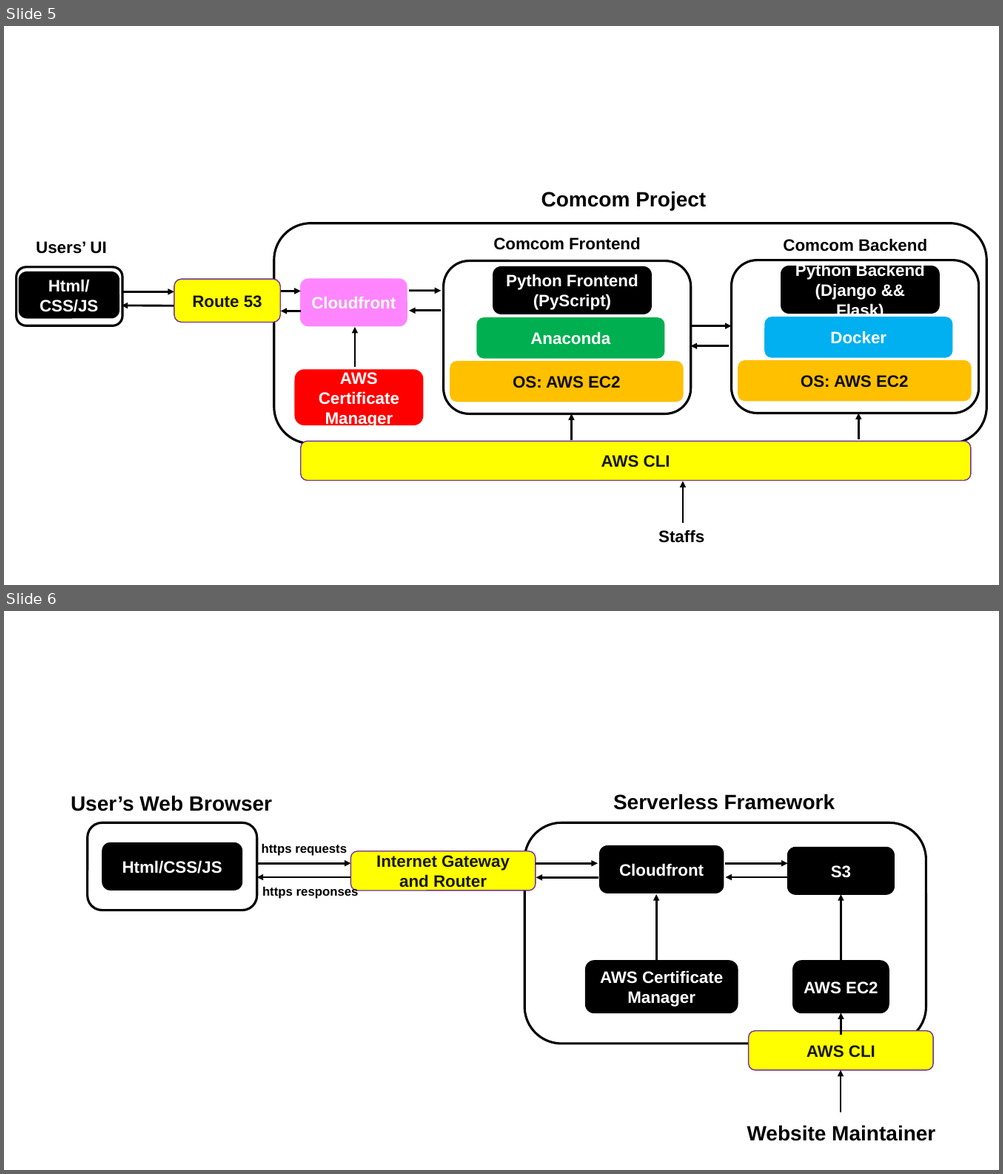
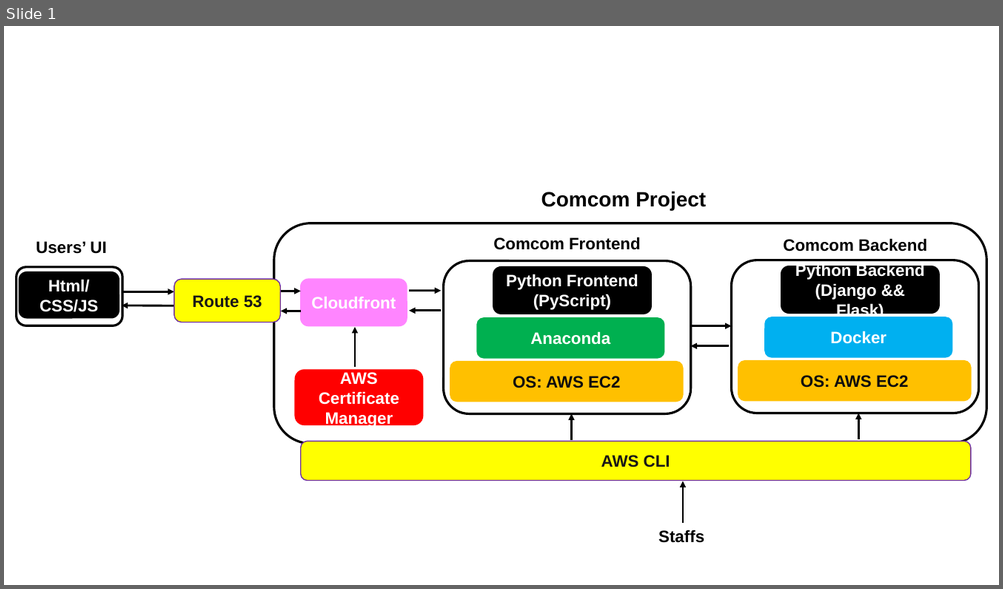
Before and after one commit to Yan-Cheng-Hsu/ComCom-SystemDesignDocuments, a slide deck: docs/plotterr.pptx. Shown one above the other, each under a label of ours: slides 5 and 6 before the commit, slide 1 after it. The pictures are 1003x1174 and 1003x589 pixels, drawn with LibreOffice and Linux fonts; fonts in the diff are those of the drawing. Boxes give left, top, right and bottom in pixels: in the first picture for what was removed or moved away, otherwise in the second. Text is boxed around its words. In the diff, an @@ line names an element or a change of style, - is before the commit and + after.

```diff
--- a/docs/plotterr.pptx
+++ b/docs/plotterr.pptx
@@ slide 6 removed at (4,611,999,1170), background #FFFFFF @@
@@ text removed at (71,795,272,812) @@
-User’s Web Browser
@@ text removed at (613,794,835,810) @@
-Serverless Framework
@@ rounded rectangle removed at (88,823,257,910) @@
@@ rounded rectangle removed at (525,823,926,1044) @@
@@ rounded rectangle removed at (102,843,242,890) @@
-Html/CSS/JS
@@ text removed at (262,844,347,856) @@
-https requests
@@ rounded rectangle removed at (351,851,536,891) @@
-Internet Gateway and Router
@@ rounded rectangle removed at (600,846,723,893) @@
-Cloudfront
@@ rounded rectangle removed at (788,848,894,894) @@
-S3
@@ arrow removed from (258, 863) to (351, 863) @@
@@ arrow removed from (535, 864) to (598, 864) @@
@@ arrow removed from (726, 864) to (788, 864) @@
@@ arrow removed from (350, 877) to (257, 877) @@
@@ text removed at (262,886,358,899) @@
-https responses
@@ arrow removed from (598, 878) to (536, 878) @@
@@ arrow removed from (656, 961) to (656, 894) @@
@@ arrow removed from (788, 877) to (726, 877) @@
@@ arrow removed from (840, 961) to (840, 894) @@
@@ rounded rectangle removed at (585,961,737,1013) @@
-AWS Certificate Manager
@@ rounded rectangle removed at (793,961,888,1013) @@
-AWS EC2
@@ rounded rectangle removed at (748,1031,933,1071) @@
-AWS CLI
@@ arrow removed from (840, 1036) to (840, 1013) @@
@@ arrow removed from (840, 1113) to (840, 1071) @@
@@ text removed at (747,1125,935,1142) @@
-Website Maintainer
@@ what was slide 5 is now slide 1 @@
```
Also in this commit, not shown: 1 slide added, 4 other slides removed, 6 other files.
